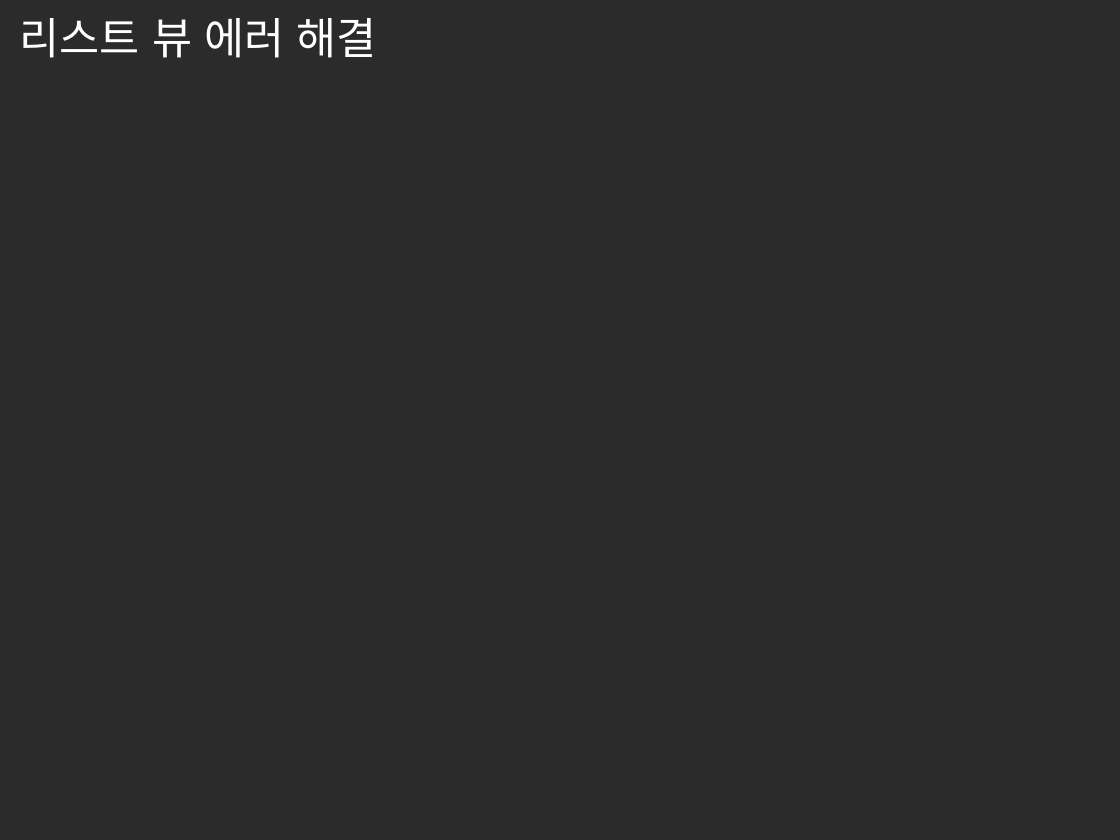
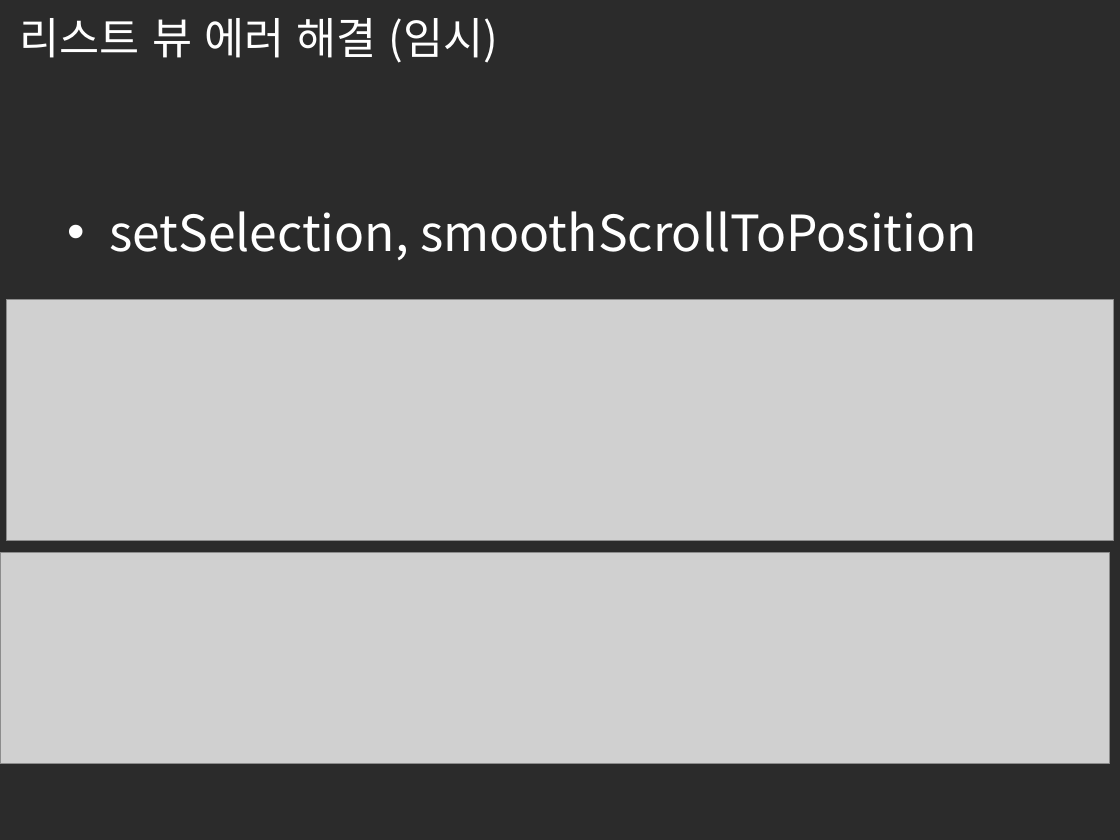
Before and after one commit to dlcksgy/PreventSNSAddiction, a slide deck: slide 9 of 모바일SW 중간발표.pptx (slide 8 before the commit). Drawn at 1120x840 pixels with LibreOffice and Linux fonts; fonts in the diff are those of the drawing; grey boxes stand for pictures; background and template pictures are left out; a plain dark background stands for a picture behind light text. Boxes give left, top, right and bottom in pixels: in the first picture for what was removed or moved away, otherwise in the second. Text is boxed around its words. In the diff, an @@ line names an element or a change of style, - is before the commit and + after.

```diff
--- a/모바일SW 중간발표.pptx
+++ b/모바일SW 중간발표.pptx
@@ title at (20,18,498,63): text changed @@
-리스트 뷰 에러 해결
+리스트 뷰 에러 해결 (임시)
@@ text added at (109,211,977,260), 32 pt, text #FFFFFF @@
+• setSelection, smoothScrollToPosition
@@ picture added at (7,299,1114,541) @@
@@ picture added at (0,552,1110,764) @@
```
Also in this commit, not shown: 6 other slides changed, 1 slide added, 1 other file.
